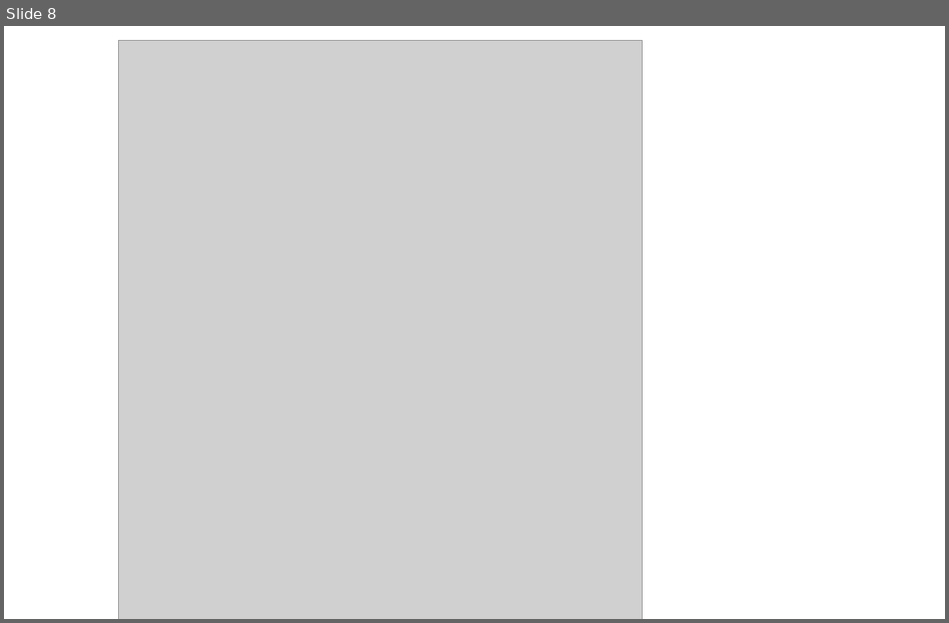
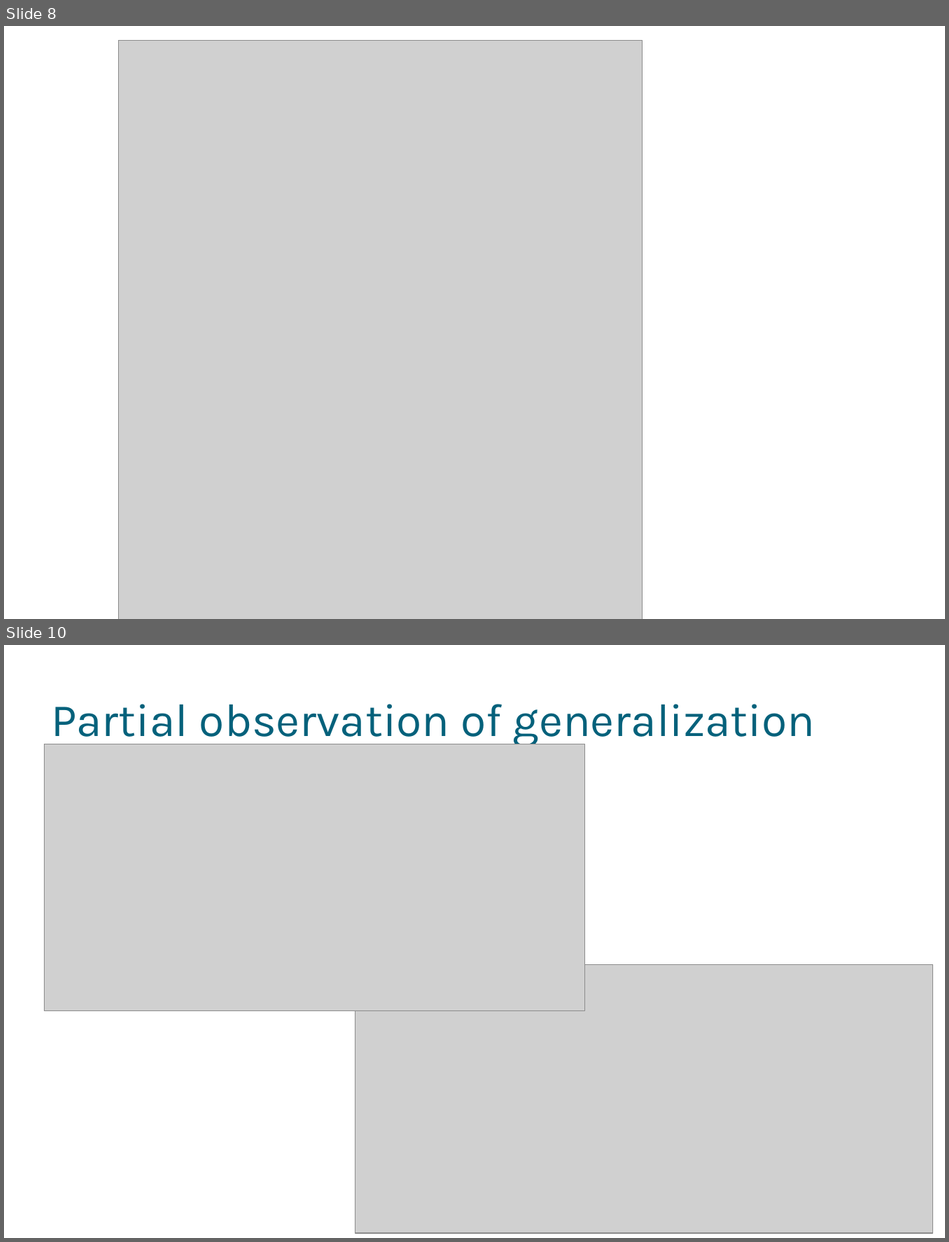
Before and after one commit to datapractice/machinelearners, a slide deck: mackenzie_govern_predict.odp. Shown one above the other, each under a label of ours: slide 8 before the commit, slides 8 and 10 after it; the slides between them are not shown. The pictures are 949x623 and 949x1242 pixels, drawn with LibreOffice and Linux fonts; fonts in the diff are those of the drawing; grey boxes stand for pictures; background and template pictures are left out. Boxes give left, top, right and bottom in pixels: in the first picture for what was removed or moved away, otherwise in the second. Text is boxed around its words. In the diff, an @@ line names an element or a change of style, - is before the commit and + after.

```diff
--- a/mackenzie_govern_predict.odp
+++ b/mackenzie_govern_predict.odp
@@ slide 10 added at bbox=[4, 645, 945, 1238], background picture (left out) @@
@@ title added at bbox=[51, 704, 815, 748], 46.5 pt, text #04617B @@
+Partial observation of generalization
@@ picture added at bbox=[44, 744, 585, 1010] @@
@@ picture added at bbox=[355, 965, 933, 1233] @@
```
Also in this commit, not shown: 1 slide changed, 1 other slide added, 2 other files.
